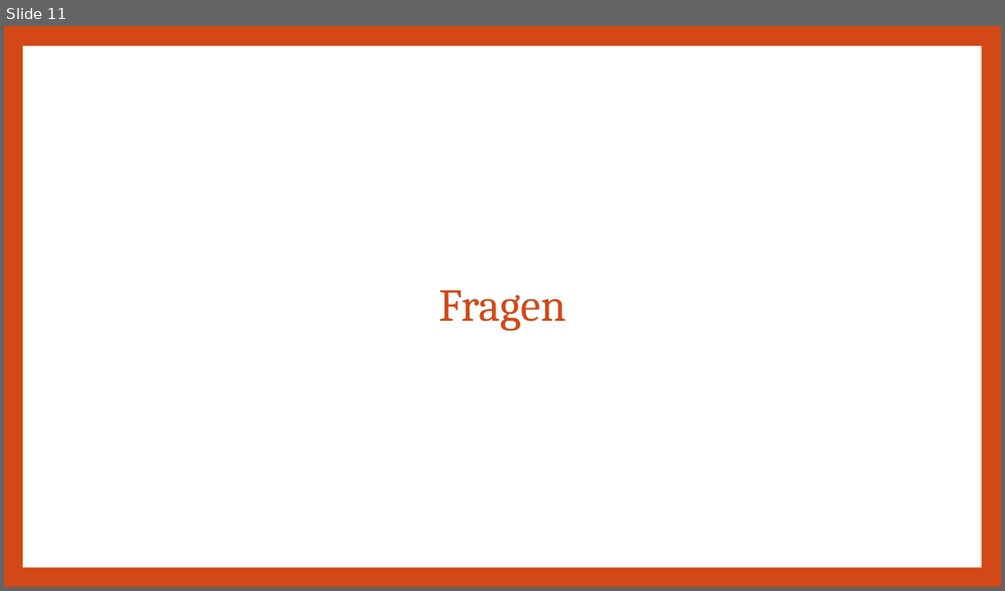
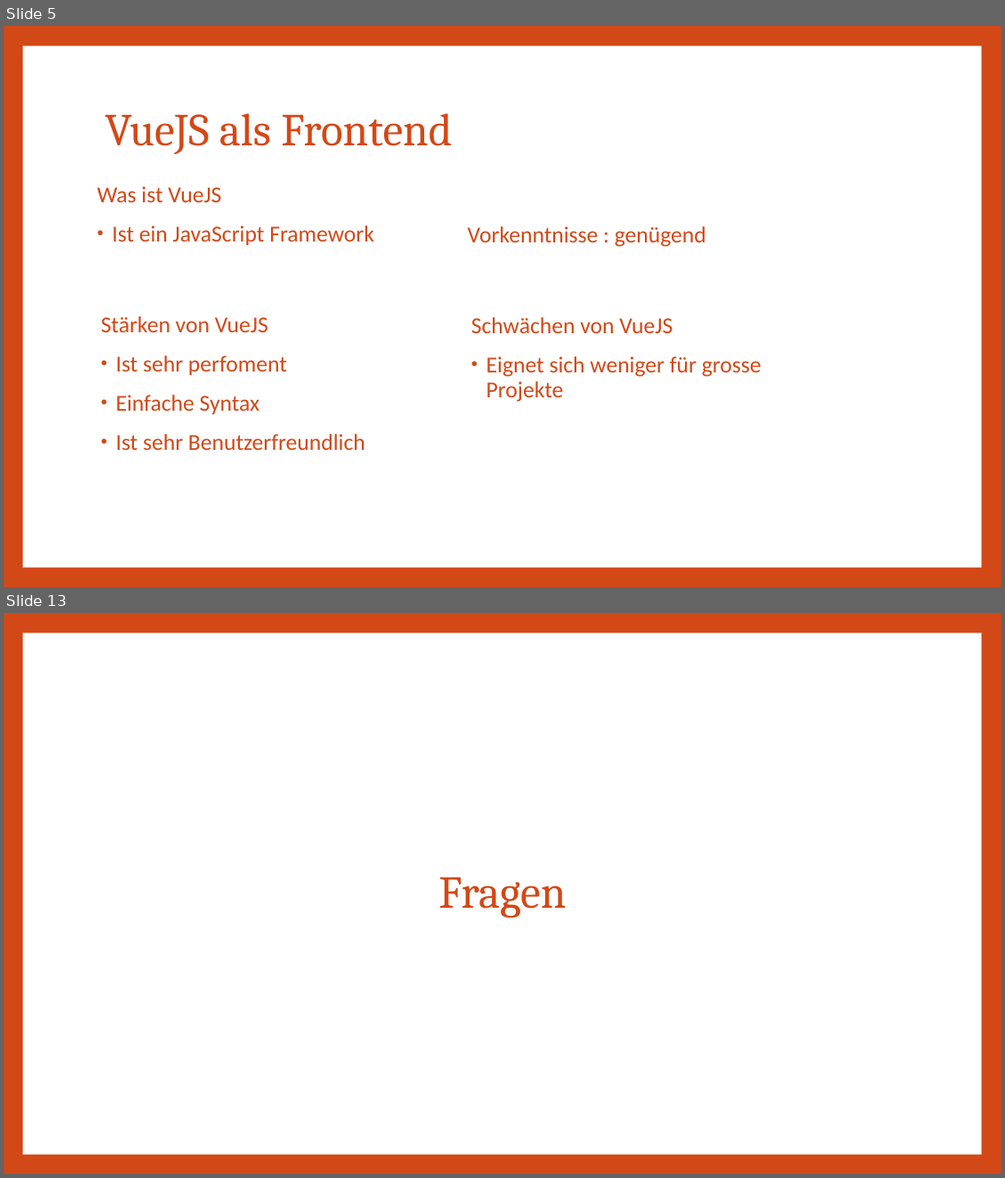
Before and after one commit to Lio396/AbgabeDossierProjekt, a slide deck: 04_Präsentation/VueJS_Laravel_website.pptx. Shown one above the other, each under a label of ours: slide 11 before the commit, slides 5 and 13 after it; the slides between them are not shown. The pictures are 1005x591 and 1005x1178 pixels, drawn with LibreOffice and Linux fonts; fonts in the diff are those of the drawing. Boxes give left, top, right and bottom in pixels: in the first picture for what was removed or moved away, otherwise in the second. Text is boxed around its words. In the diff, an @@ line names an element or a change of style, - is before the commit and + after.

Commit message:
Projekt12

```diff
--- a/04_Präsentation/VueJS_Laravel_website.pptx
+++ b/04_Präsentation/VueJS_Laravel_website.pptx
@@ slide 5 added at <box>4,26,1001,587</box>, background #D34817; not listed: 1 template element that a slide beside it also shows @@
@@ title added at <box>105,113,452,154</box>, 44 pt, text #D34817 @@
+VueJS als Frontend
@@ text added at <box>97,186,374,245</box>, 22 pt, text #D34817 @@
+Was ist VueJS
+• Ist ein JavaScript Framework
@@ text added at <box>468,226,706,247</box>, 22 pt, text #D34817 @@
+Vorkenntnisse : genügend
@@ text added at <box>101,316,365,450</box>, 22 pt, text #D34817 @@
+Stärken von VueJS
+• Ist sehr perfoment
+• Einfache Syntax
+• Ist sehr Benutzerfreundlich
@@ text added at <box>471,317,761,402</box>, 22 pt, text #D34817 @@
+Schwächen von VueJS
+• Eignet sich weniger für grosse Projekte
@@ what was slide 11 is now slide 13 @@
```
Also in this commit, not shown: 8 slides changed, 4 other slides added, 2 slides removed, 4 other files.
